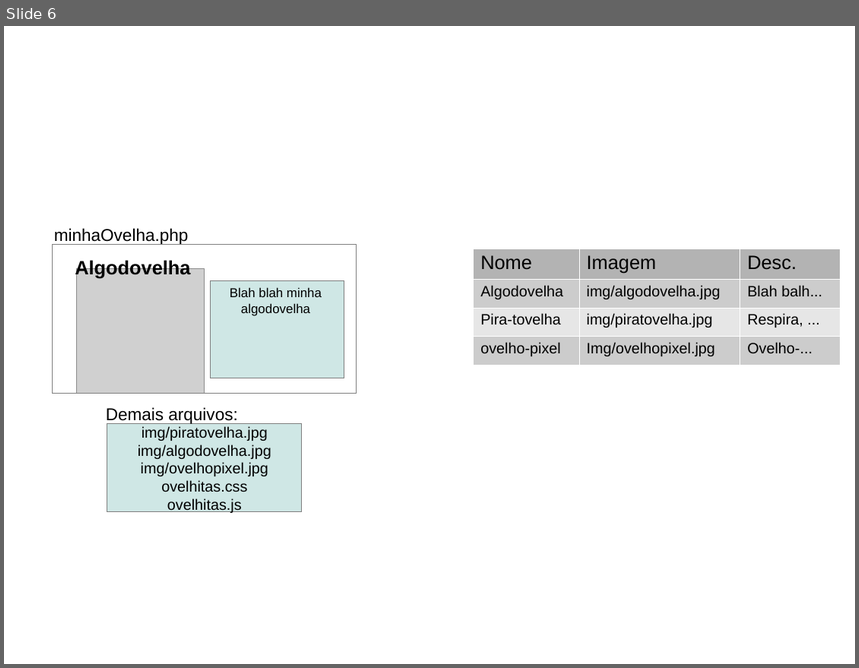
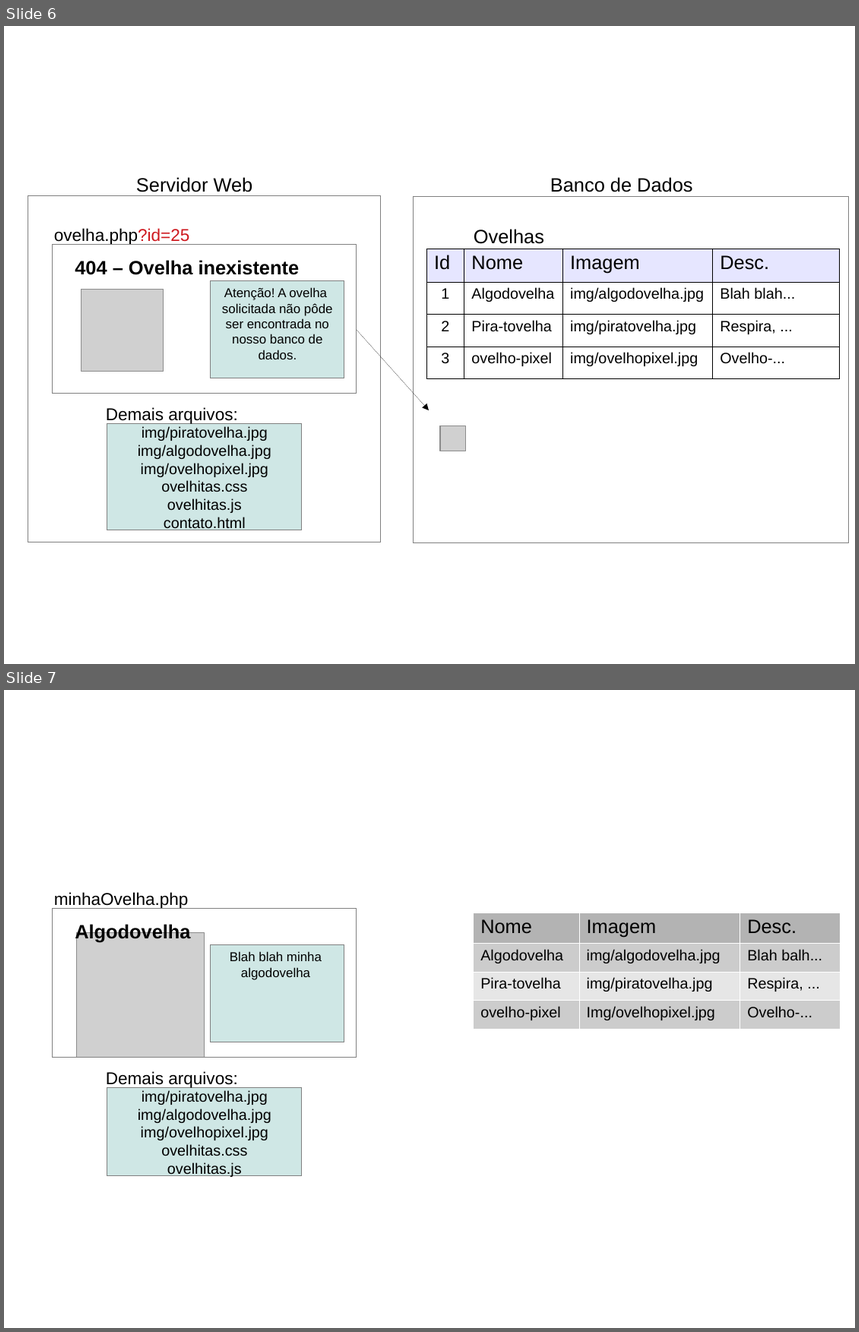
Before and after one commit to fegemo/cefet-front-end, a slide deck: classes/php1/pag-dinamica-e-estatica.odp. Shown one above the other, each under a label of ours: slide 6 before the commit, slides 6 and 7 after it. The pictures are 859x668 and 859x1332 pixels, drawn with LibreOffice and Linux fonts; fonts in the diff are those of the drawing; grey boxes stand for pictures. Boxes give left, top, right and bottom in pixels: in the first picture for what was removed or moved away, otherwise in the second. Text is boxed around its words. In the diff, an @@ line names an element or a change of style, - is before the commit and + after.

```diff
--- a/classes/php1/pag-dinamica-e-estatica.odp
+++ b/classes/php1/pag-dinamica-e-estatica.odp
@@ slide 6 added at (x1=4, y1=26, x2=855, y2=664), background #FFFFFF @@
@@ text added at (x1=136, y1=177, x2=253, y2=192), 18 pt, text #000000 @@
+Servidor Web
@@ text added at (x1=550, y1=177, x2=693, y2=192), 18 pt, text #000000 @@
+Banco de Dados
@@ rectangle added at (x1=28, y1=196, x2=381, y2=543), outline #808080 0 pt @@
@@ rectangle added at (x1=414, y1=197, x2=849, y2=544), outline #808080 0 pt @@
@@ text added at (x1=54, y1=228, x2=189, y2=245), 16 pt, text #000000 @@
+ovelha.php?id=25
@@ text added at (x1=474, y1=229, x2=544, y2=244), 18 pt, text #000000 @@
+Ovelhas
@@ rectangle added at (x1=53, y1=245, x2=357, y2=393), outline #808080 0 pt @@
@@ table added at (x1=427, y1=249, x2=841, y2=379), 4 rows, 4 columns @@
+Id | Nome | Imagem | Desc.
+1 | Algodovelha | img/algodovelha.jpg | Blah blah...
+2 | Pira-tovelha | img/piratovelha.jpg | Respira, ...
+3 | ovelho-pixel | img/ovelhopixel.jpg | Ovelho-...
@@ text added at (x1=75, y1=260, x2=300, y2=275), 18 pt, text #000000, bold @@
+404 – Ovelha inexistente
@@ picture added at (x1=82, y1=290, x2=164, y2=372) @@
@@ rectangle added at (x1=211, y1=281, x2=344, y2=379), fill #CFE7E5, outline #808080 0 pt, 12 pt, text #000000 @@
+Atenção! A ovelha
+solicitada não pôde
+ser encontrada no
+nosso banco de
+dados.
@@ arrow added from (357, 330) to (429, 411), #000000 0 pt @@
@@ text added at (x1=106, y1=408, x2=237, y2=424), 16 pt, text #000000 @@
+Demais arquivos:
@@ rectangle added at (x1=107, y1=424, x2=302, y2=531), fill #CFE7E5, outline #808080 0 pt, 14 pt, text #000000 @@
+img/piratovelha.jpg
+img/algodovelha.jpg
+img/ovelhopixel.jpg
+ovelhitas.css
+ovelhitas.js
+contato.html
@@ picture added at (x1=440, y1=426, x2=466, y2=452) @@
@@ what was slide 6 is now slide 7 @@
```
Also in this commit, not shown: 4 slides changed, 7 other files.
